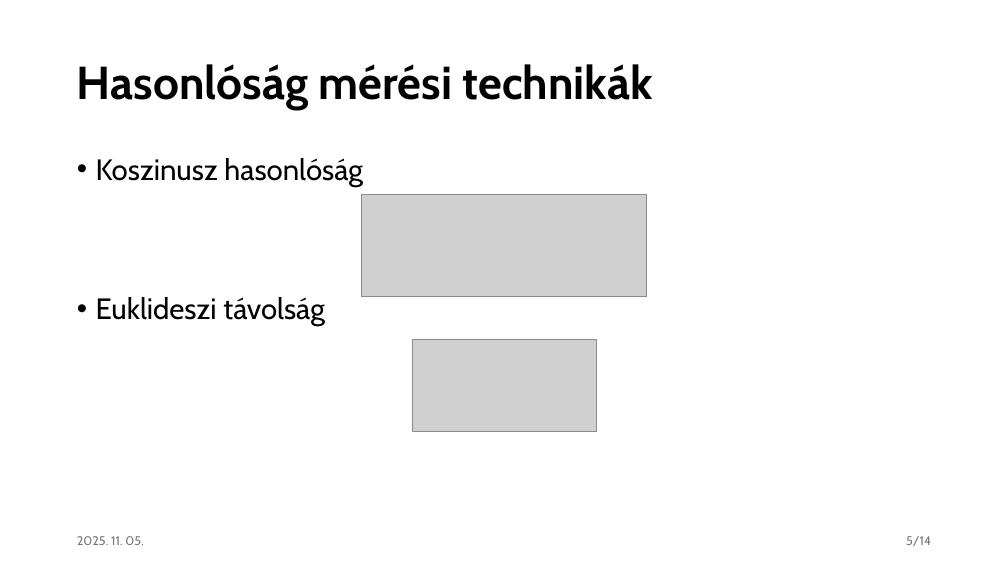
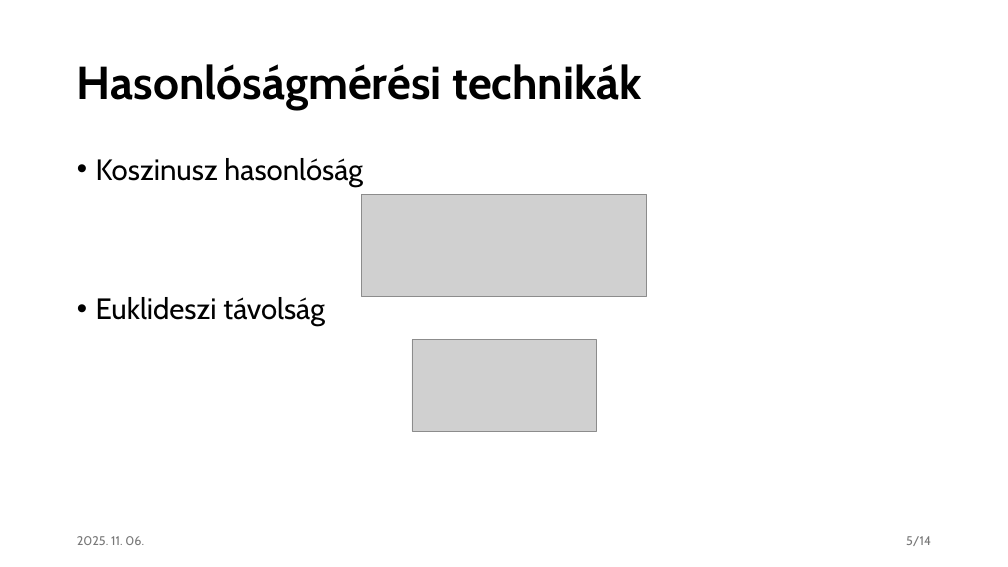
Before and after one commit to czotterbenedek/rag-onlineclustering-optimization, a slide deck: slide 5 of tdk/tdk_v1.pptx. Drawn at 1008x567 pixels with LibreOffice and Linux fonts; fonts in the diff are those of the drawing; grey boxes stand for pictures. Boxes give left, top, right and bottom in pixels: in the first picture for what was removed or moved away, otherwise in the second. Text is boxed around its words. In the diff, an @@ line names an element or a change of style, - is before the commit and + after.

```diff
--- a/tdk/tdk_v1.pptx
+++ b/tdk/tdk_v1.pptx
@@ title at [77,64,642,110]: spaces changed @@
-Hasonlóság mérési technikák
+Hasonlóságmérési technikák
@@ text at [77,536,144,545]: text changed @@
-2025. 11. 05.
+2025. 11. 06.
```
Also in this commit, not shown: 14 other slides changed, 5 slides added, 2 other files.
